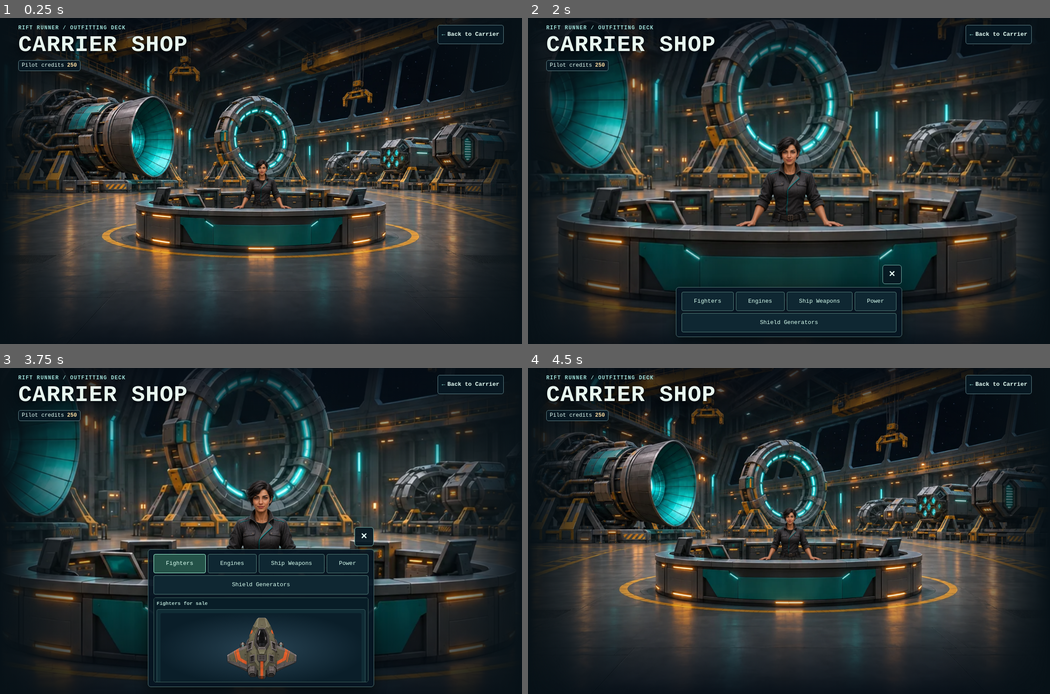
Above: before the commit, frames 1-4 (two rows, left to right).
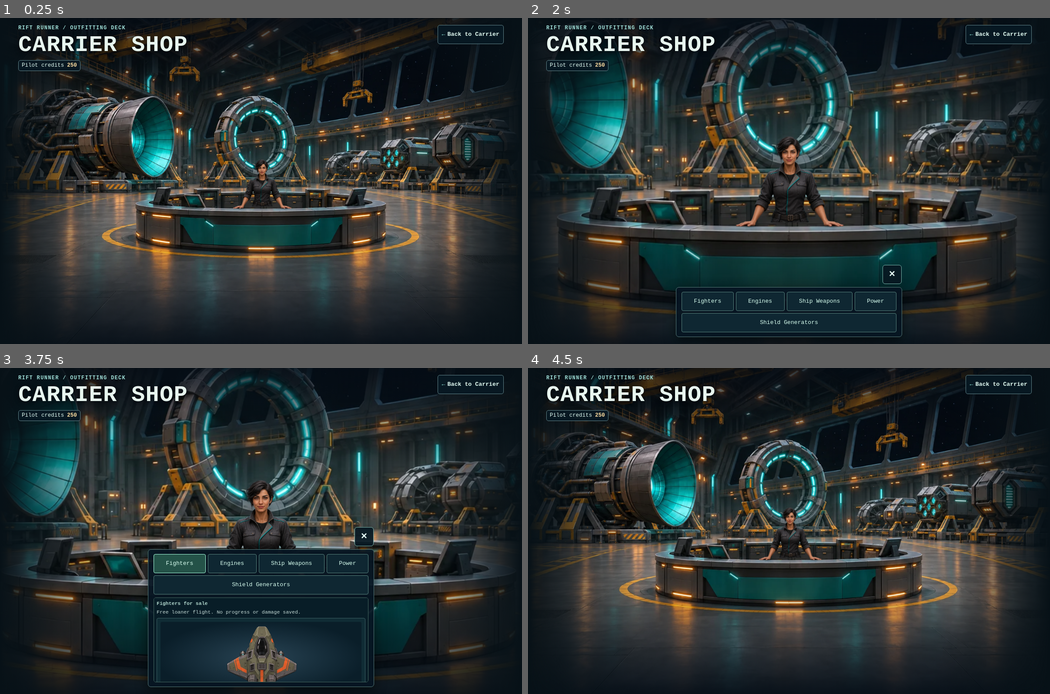
Above: after the commit, the same moments.

Repository: gambizt3-dev/rift-runner
Game: browser game, page carrier-shop.html
Two runs of this game, one before a commit and one after it. Both use one fixed random seed, a clock stepped at 60 frames per second and the inputs below.
Inputs (mouse positions are in pixels of both pictures, inside the frame that each line leads up to):
- Up to frame 1 (0.25 s): no input
- Up to frame 2 (2 s): click (789, 181) at 0.27 s; click (789, 242) at 1.07 s; click "End conversation with Mara Ve…" at 1.27 s; click (684, 148) at 1.67 s; click "Talk to Mara Venn, quartermas…" at 1.87 s
- Up to frame 3 (3.75 s): click "×" at 2.02 s; click (365, 482) at 2.27 s; click "Talk to Mara Venn, quartermas…" at 2.47 s; click (417, 658) at 2.87 s; click "Engines" at 3.07 s; click (0, 690) at 3.47 s; click "Fighters" at 3.67 s
- Up to frame 4 (4.5 s): click (789, 390) at 4.07 s; click "×" at 4.27 s

Frames 1-2 are identical in both runs. In frame 3, 1.5% of the frame differs, in the area x 30-70%, y 74-97%; in frame 4, nothing differs.

Commit message:
Let pilots test-fly fighters directly from Mara's Shop

Diff:
--- a/carrier-shop-talk.js
+++ b/carrier-shop-talk.js
@@ -104,6 +104,15 @@
   const topic=button.dataset.topic;
   if(!conversation.hidden&&Object.hasOwn(catalogs,topic))selectTopic(topic);
  });
+ const testVessel=window.RiftVessel?.id==='bifrost'?'bifrost':'rift-carrier';
+ for(const link of document.querySelectorAll?.('a[data-shop-test]')??[]){
+  const id=link.dataset.shopTest;
+  if(id==='stocky-light-fighter'||id==='bastion-9')
+   link.setAttribute('href','./index.html?launch=custom&fighter='+id+'&vessel='+testVessel+'&from=shop');
+ }
+ if((window.location?.search??'').slice(1).split('&').includes('view=fighters')&&catalogs.fighters){
+  setFocus(true);selectTopic('fighters');
+ }
  const wallet=window.RiftCredits;
  const sales=Array.from(document.querySelectorAll?.('button[data-shop-buy]')??[]);
  if(wallet?.getCatalog&&wallet?.canBuy&&wallet?.buy){
--- a/carrier-shop.css
+++ b/carrier-shop.css
@@ -157,3 +157,12 @@
 @media(max-height:500px) and (orientation:landscape){
  #shop-catalog-fighters .shop-catalog-card img{height:76px}
 }
+
+.shop-test-fly{
+ display:inline-flex;align-items:center;justify-content:center;min-block-size:44px;
+ padding:5px 10px;border:1px solid #7895ba;border-radius:5px;background:#172e46;
+ color:#e9f8ff;font-size:.75rem;font-weight:750;text-decoration:none;touch-action:manipulation
+}
+.shop-test-fly:hover{background:#274763}
+.shop-test-fly:focus-visible{outline:2px solid #c7ffe9;outline-offset:2px}
+.shop-test-note{margin:0 0 7px;color:#c3d9d5;font-size:.72rem}
--- a/carrier-shop.html
+++ b/carrier-shop.html
@@ -12,9 +12,9 @@
 <link rel="apple-touch-icon" href="./rift-180.png">
 <link rel="manifest" href="./manifest.webmanifest">
 <script src="./vessel-exterior.js?v=214" defer></script>
-<link rel="stylesheet" href="./carrier-shop.css?v=240">
-<script src="./pilot-credits.js?v=227" defer></script>
-<script src="./carrier-shop-talk.js?v=241" defer></script>
+<link rel="stylesheet" href="./carrier-shop.css?v=242">
+<script src="./pilot-credits.js?v=244" defer></script>
+<script src="./carrier-shop-talk.js?v=242" defer></script>
 <script src="./carrier-shop-ambient.js?v=2" defer></script>
 </head>
 <body>
@@ -55,9 +55,10 @@
     </div>
     <section class="shop-catalog" id="shop-catalog-fighters" aria-labelledby="shop-catalog-fighters-title" tabindex="0" hidden>
      <h3 id="shop-catalog-fighters-title">Fighters for sale</h3>
+     <p class="shop-test-note" id="shop-test-flight-note">Free loaner flight. No progress or damage saved.</p>
      <ul class="shop-catalog-list">
-      <li class="shop-catalog-card" data-catalog-id="stocky- …(375 unchanged characters)… 25" disabled>Buy · 325 credits</button><small data-shop-note="stocky-light-fighter"></small></div></div></li>
-      <li class="shop-catalog-card" data-catalog-id="bastion …(360 unchanged characters)… 75" disabled>Buy · 475 credits</button><small data-shop-note="bastion-9"></small></div></div></li>
+      <li class="shop-catalog-card" data-catalog-id="stocky- …(375 unchanged characters)… 25" disabled>Buy · 325 credits</button><a class="shop-test-fly" data-shop-test="stocky-light-fighter" href="./index.html?launch=custom&amp;fighter=stocky-light-fighter&amp;vessel=rift-carrier&amp;from=shop" aria-label="Test fly Stocky Light Fighter" aria-describedby="shop-test-flight-note">Test Fly</a><small data-shop-note="stocky-light-fighter"></small></div></div></li>
+      <li class="shop-catalog-card" data-catalog-id="bastion …(360 unchanged characters)… 75" disabled>Buy · 475 credits</button><a class="shop-test-fly" data-shop-test="bastion-9" href="./index.html?launch=custom&amp;fighter=bastion-9&amp;vessel=rift-carrier&amp;from=shop" aria-label="Test fly Bastion-9 Fleet Fighter" aria-describedby="shop-test-flight-note">Test Fly</a><small data-shop-note="bastion-9"></small></div></div></li>
      </ul>
     </section>
     <section class="shop-catalog" id="shop-catalog-engines" aria-labelledby="shop-catalog-engines-title" tabindex="0" hidden>
--- a/index.html
+++ b/index.html
@@ -19,9 +19,9 @@
 <script src="pilot-missions.js?v=114" defer></script>
 <script src="wing-rendezvous.js?v=185" defer></script>
 <script src="./galaxy-shared.js?v=220" defer></script>
-<script src="pilot-credits.js?v=242" defer></script>
+<script src="pilot-credits.js?v=244" defer></script>
 <script src="./fighter-registry.js?v=239" defer></script>
-<script src="game.js?v=243" defer></script>
+<script src="game.js?v=244" defer></script>
 </head>
 <body>
 <main class="cabinet" id="game-cabinet" data-view="menu">
--- a/pilot-credits.js
+++ b/pilot-credits.js
@@ -147,8 +147,9 @@
  // own preferences. A failed bootstrap is read-only until the next successful write.
  window.RiftCredits=Object.freeze({getBalance,awardVictory,ownsAegis,buyAegis,aegisPrice,getCatalog,getHullCatalog,getOwnedHullIds,ownsHull,getBuildState,owns,canBuy,buy,recordEnemyKill});
  const initial=readRecord();
- const customFlight=/^\?launch=custom&(?:fighter|hull)=(?:bastion-9|stocky-light-fighter|rift-fighter)&vessel=(?:rift-carrier|bifrost)$/.test(window.location?.search??'');
- if(!customFlight&&initial?.raw===null&&!document.currentScript?.hasAttribute?.('data-read-only'))saveWallet(initial,initial.wallet);
+ const customFlight=/^\?launch=custom&(?:fighter|hull)=(?:bastion-9|stocky-light-fighter|rift-fighter)&vessel=(?:rift-carrier|bifrost)(?:&from=shop)?$/.test(window.location?.search??'');
+ const trialShop=window.location?.pathname==='/carrier-shop.html'&&/^\?vessel=(?:rift-carrier|bifrost)&view=fighters$/.test(window.location.search);
+ if(!customFlight&&!trialShop&&initial?.raw===null&&!document.currentScript?.hasAttribute?.('data-read-only'))saveWallet(initial,initial.wallet);
  const refresh=()=>{
   if(document.getElementById('carrier-pilot-credits'))refreshBadge(getBalance());
  };
--- a/tests/ballistic.test.cjs
+++ b/tests/ballistic.test.cjs
@@ -174,8 +174,9 @@
  if(loadPilotMissions){window.localStorage=sandbox.localStorage;vm.runInNewContext(fs.readFileSync(path.join(dir,'pilot-missions.js'),'utf8'),sandbox);}
  if(loadRendezvous){window.localStorage=sandbox.localStorage;vm.runInNewContext(fs.readFileSync(path.join(dir,'wing-rendezvous.js'),'utf8'),sandbox);}
  if(galaxyWatch){vm.runInNewContext(fs.readFileSync(path.join(dir,'galaxy-shared.js'),'utf8'),sandbox);window.RiftGalaxyState={watch:galaxyWatch};}
- if(loadCredits){window.localStorage=sandbox.localStorage;vm.runInNewContext(fs.readFileSync(path.join(dir,'pilot-credits.js'),'utf8'),sandbox);}
- if(loadFighters){window.localStorage=sandbox.localStorage;vm.runInNewContext(fs.readFileSync(path.join(dir,'fighter-registry.js'),'utf8'),sandbox);}
+ if(loadCredits||loadFighters)window.localStorage={...sandbox.localStorage,getItem:key=>sandbox.localStorage.getItem(key)??null};
+ if(loadCredits){vm.runInNewContext(fs.readFileSync(path.join(dir,'pilot-credits.js'),'utf8'),sandbox);}
+ if(loadFighters){vm.runInNewContext(fs.readFileSync(path.join(dir,'fighter-registry.js'),'utf8'),sandbox);}
  if(wallNow)sandbox.Date=class extends Date{static now(){return wallNow();}};
  vm.runInNewContext(seedFlightFuel(source,initialHe3).replace(/\}\)\(\);\s*$/,"if(steeringTrace){const steer=applySteer …(2016 unchanged characters)…
  const act=f=>{gesture=true;try{return f();}finally{gesture=false;}};
--- a/tests/capital-test.test.cjs
+++ b/tests/capital-test.test.cjs
@@ -1017,3 +1017,27 @@
  const standard=load('?launch=practice').q;standard.step();standard.click('custom-range-button');
  assert.equal(standard.el['custom-range'].hidden,true);assert.equal(standard.inspect().rangeTargets.length,0);
 });
+
+test('a shop-sourced trial returns to the same Shop Fighters shelf from Pause without initializing a wallet',()=>{
+ for(const [fighter,vessel] of [['stocky-light-fighter','rift-carrier'],['bastion-9','bifrost']]){
+  const storage=new Map(),{q,returned}=load('?launch=custom&fighter='+fighter+'&vessel='+vessel+'&from=shop',{
+   loadCredits:true,loadFighters:true,buildUI:true,sharedStorage:storage,reducedMotion:true});
+  assert.equal(q.inspect().flightMode.loaner,fighter);
+  assert.equal(q.inspect().capitalShip.phase,'docked');
+  assert.equal(q.el['return-main-menu'].textContent,'Return to Shop');
+  assert.equal(q.el['return-main-menu'].getAttribute('aria-label'),'Return to Shop');
+  assert.equal(storage.size,0);
+  q.click('capital-dock-action');awaitPhase(q,'flight');
+  q.click('custom-range-button');
+  q.key('keydown','KeyP');assert.match(q.el.overlay.innerHTML,/Return to Shop/);
+  q.choose('main-menu');assert.deepEqual(returned,['./carrier-shop.html?vessel='+vessel+'&view=fighters']);
+  setup({loadCredits:true,sharedStorage:storage,address:{pathname:'/carrier-shop.html',search:returned[0].split('.html')[1]}});
+  assert.equal(storage.size,0,'a direct loaner link on a blank browser stays read-only through the return');
+ }
+ const blank=new Map();
+ setup({loadCredits:true,sharedStorage:blank,address:{pathname:'/carrier-shop.html',search:''}});
+ assert.ok(blank.has('rift-runner.pilot-credits.v1'),'the ordinary Shop still uses its existing bootstrap');
+ const rejected=load('?launch=custom&fighter=bastion-9&vessel=bifrost&from=https://example.test',{
+  loadFighters:true,buildUI:true,sharedStorage:new Map()}).q;
+ assert.equal(rejected.inspect().state,'menu');assert.equal(rejected.inspect().capitalShip,null);
+});
--- a/tests/carrier-shop.test.cjs
+++ b/tests/carrier-shop.test.cjs
@@ -30,7 +30,7 @@
  assert.match(shop,/<section class="shop-manifest" id="shop-conversation"[^>]*hidden>/);
  assert.match(shop,/class="shop-sr-only">Welcome aboard/);
  assert.doesNotMatch(shop,/<details|<summary|shop-talk-reply/);
- assert.deepEqual(shop.match(/<script[^>]*>/g),['<script src="./vessel-exterior.js?v=214" defer>','<script src="./pilot-credits.js?v=227" defer>','<script src="./carrier-shop-talk.js?v=241" defer>','<script src="./carrier-shop-ambient.js?v=2" defer>']);
+ assert.deepEqual(shop.match(/<script[^>]*>/g),['<script src="./vessel-exterior.js?v=214" defer>','<script src="./pilot-credits.js?v=244" defer>','<script src="./carrier-shop-talk.js?v=242" defer>','<script src="./carrier-shop-ambient.js?v=2" defer>']);
  assert.match(shop,/<audio id="shop-mara-voice" src="\.\/mara-shop-greeting\.mp3" preload="none"><\/audio>/);
  assert.doesNotMatch(shop,/<form\b|<canvas\b|arena-background|carrier-engine-loop/);
  assert.match(css,/env\(safe-area-inset-left/);assert.match(css,/env\(safe-area-inset-right/);
@@ -182,7 +182,7 @@
   addEventListener:(n,f)=>(listeners[n]??=[]).push(f)};
  const status={textContent:''},hangar={hidden:true};
  const fixture=shopFixture({extra:{'shop-sale-status':status,'shop-fit-next':hangar},win});
- fixture.document.querySelectorAll=()=>nodes;
+ fixture.document.querySelectorAll=selector=>selector==='button[data-shop-buy]'?nodes:[];
  vm.runInContext(read('pilot-credits.js'),fixture.context);vm.runInContext(read('carrier-shop-talk.js'),fixture.context);
  for(const [i,id] of ids.entries()){
   const button=nodes[i];assert.equal(button.disabled,false);button.click();
@@ -204,7 +204,7 @@
  const window={localStorage:{getItem:k=>bag.get(k)??null,setItem:(k,v)=>bag.set(k,v)},
   addEventListener:(n,f)=>(listeners[n]??=[]).push(f)};
  const fixture=shopFixture({extra:{'shop-sale-status':status,'shop-fit-next':fitNext},win:window});
- fixture.document.querySelectorAll=()=>parts.map(x=>x.buy);
+ fixture.document.querySelectorAll=selector=>selector==='button[data-shop-buy]'?parts.map(x=>x.buy):[];
  vm.runInContext(read('pilot-credits.js'),fixture.context);vm.runInContext(read('carrier-shop-talk.js'),fixture.context);
  assert.equal(fixture.window.RiftCredits.getBalance(),250);
  assert.equal(shield.buy.disabled,true);assert.equal(shield.buy.textContent,'Buy · 200 credits');
@@ -272,7 +272,7 @@
 
 test('fighter buy cards show a large uncropped single ship above the price and leave module thumbnails compact',()=>{
  const shop=read('carrier-shop.html'),css=read('carrier-shop.css');
- assert.match(shop,/carrier-shop\.css\?v=240/);
+ assert.match(shop,/carrier-shop\.css\?v=242/);
  const fighters=shop.match(/<section class="shop-catalog" id="shop-catalog-fighters"[\s\S]*?<\/section>/)?.[0];
  assert.ok(fighters);
  for(const [id,asset,price] of [['stocky-light-fighter','stocky-light-fighter.webp',325],['bastion-9','bastion-9-fighter.webp',475]]){
@@ -295,7 +295,7 @@
  const win={localStorage:{getItem:k=>bag.get(k)??null,setItem:(k,v)=>bag.set(k,v)},
   addEventListener:(n,f)=>(listeners[n]??=[]).push(f)};
  const fixture=shopFixture({win});
- fixture.document.querySelectorAll=()=>[buy];
+ fixture.document.querySelectorAll=selector=>selector==='button[data-shop-buy]'?[buy]:[];
  vm.runInContext(read('pilot-credits.js'),fixture.context);vm.runInContext(read('carrier-shop-talk.js'),fixture.context);
  assert.equal(buy.disabled,true);
  assert.equal(note.textContent,'Need 265 more credits to buy and keep enough for basic parts.');
@@ -320,3 +320,26 @@
   assert.deepEqual(links.map(link=>link.href),['./carrier.html?vessel='+vessel,'./index.html?hangar=carrier&vessel='+vessel]);
  }
 });
+
+test('free Test Fly offers both loaners from either visited shop and silently reopens Fighters after return',()=>{
+ const html=read('carrier-shop.html'),css=read('carrier-shop.css');
+ assert.match(html,/id="shop-test-flight-note">Free loaner flight\. No progress or damage saved\./);
+ assert.match(css,/\.shop-test-fly\{[^}]*min-block-size:44px/);
+ assert.match(css,/\.shop-test-fly:focus-visible\{outline:/);
+ const ids=[...html.matchAll(/data-shop-test="([^"]+)" href="\.\/index\.html\?launch=custom&amp;fighter=([^"]+?)&amp;vessel=rift-carrier&amp;from=shop"/g)]
+  .map(([,id,query])=>{assert.equal(id,query);return id;});
+ assert.deepEqual(ids,['stocky-light-fighter','bastion-9']);
+ for(const scope of ['rift-carrier','bifrost']){
+  const panel={hidden:true};
+  const fixture=shopFixture({extra:{'shop-catalog-fighters':panel},win:{
+   RiftVessel:{id:scope},location:{search:'?vessel='+scope+'&view=fighters'},
+   RiftCredits:{get buy(){assert.fail('Test Fly must not call purchase code');}}
+  }});
+  const links=ids.map(id=>({dataset:{shopTest:id},setAttribute(key,value){this[key]=value;}}));
+  fixture.document.querySelectorAll=selector=>selector==='a[data-shop-test]'?links:[];
+  vm.runInContext(read('carrier-shop-talk.js'),fixture.context);
+  assert.deepEqual(links.map(link=>link.href),ids.map(id=>'./index.html?launch=custom&fighter='+id+'&vessel='+scope+'&from=shop'));
+  assert.equal(fixture.conversation.hidden,false);assert.equal(panel.hidden,false);
+  assert.equal(fixture.scene.dataset.focus,'true');assert.deepEqual(fixture.audio,[]);
+ }
+});
Not shown, changed: game.js
